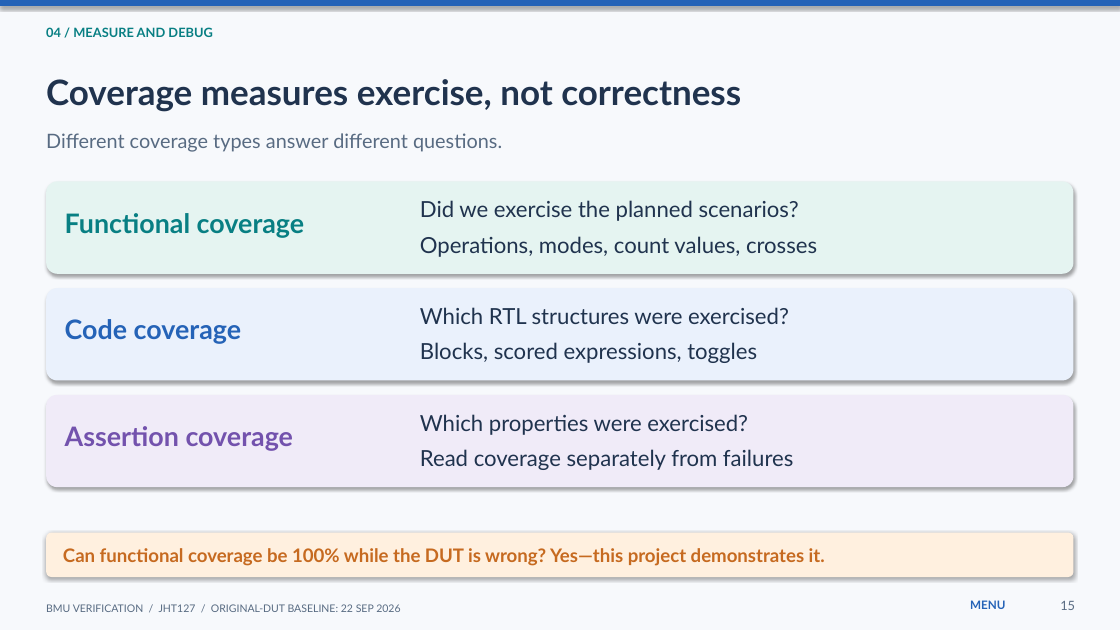
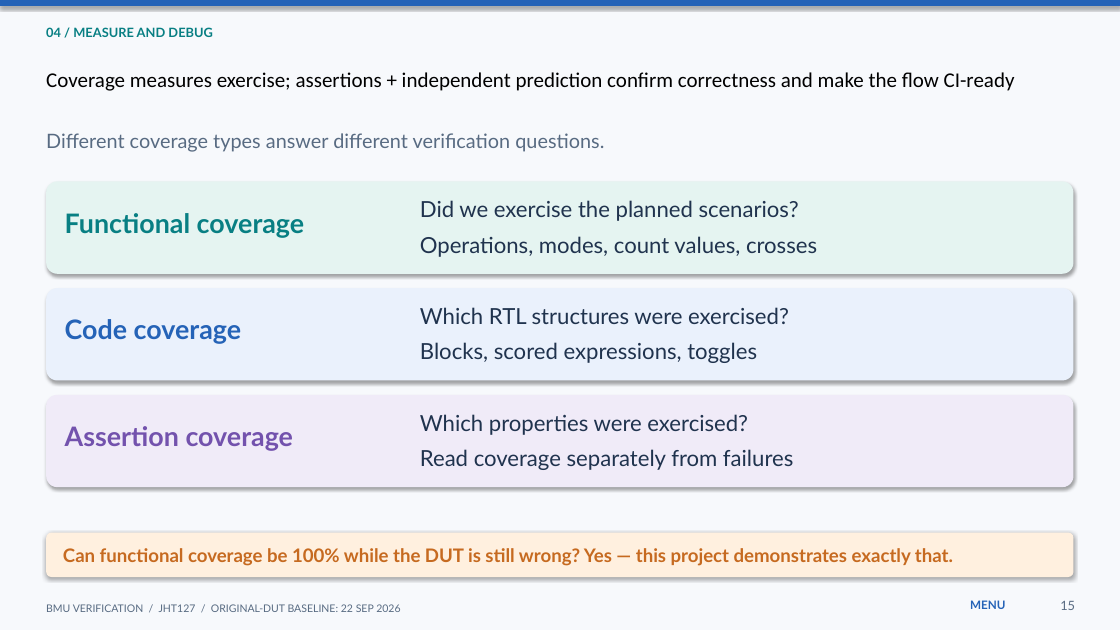
Before and after one commit to JHT127/riscv-bmu-verification, a slide deck: slide 15 of docs/09_presentation/Presentation_BMU_Verification.pptx. Drawn at 1120x630 pixels with LibreOffice and Linux fonts; fonts in the diff are those of the drawing. Boxes give left, top, right and bottom in pixels: in the first picture for what was removed or moved away, otherwise in the second. Text is boxed around its words. In the diff, an @@ line names an element or a change of style, - is before the commit and + after.

```diff
--- a/docs/09_presentation/Presentation_BMU_Verification.pptx
+++ b/docs/09_presentation/Presentation_BMU_Verification.pptx
@@ text at bbox=[46, 72, 1015, 91]: text changed; size 30 to 18 pt; font Lato to Calibri; text colour #20334E to #000000; bold off @@
-Coverage measures exercise, not correctness
+Coverage measures exercise; assertions + independent prediction confirm correctness and make the flow CI-ready
@@ text at bbox=[46, 133, 604, 152]: text changed @@
-Different coverage types answer different questions.
+Different coverage types answer different verification questions.
@@ text at bbox=[63, 548, 953, 566]: text changed @@
-Can functional coverage be 100% while the DUT is wrong? Yes—this project demonstrates it.
+Can functional coverage be 100% while the DUT is still wrong? Yes — this project demonstrates exactly that.
```
Also in this commit, not shown: 12 other slides changed.
